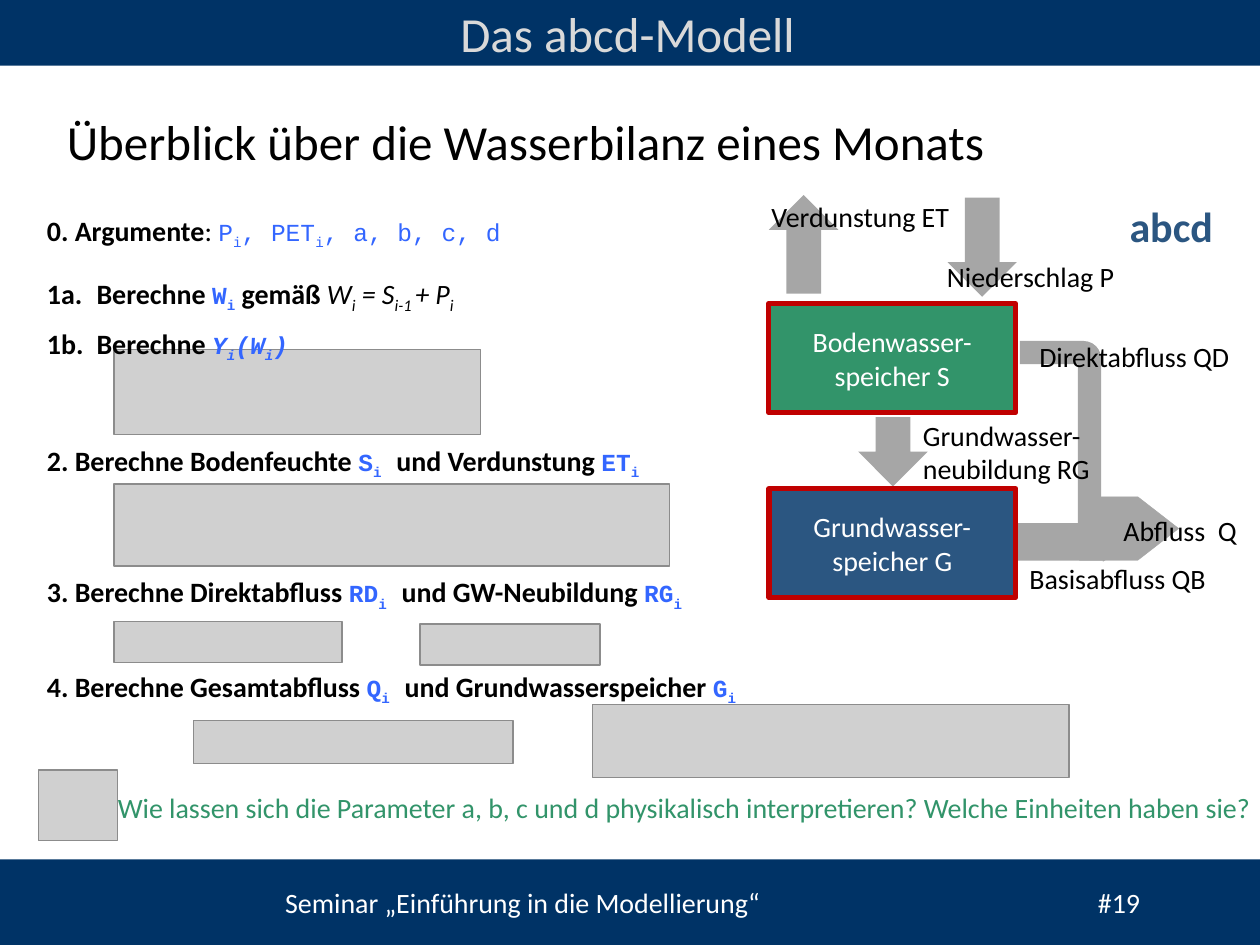
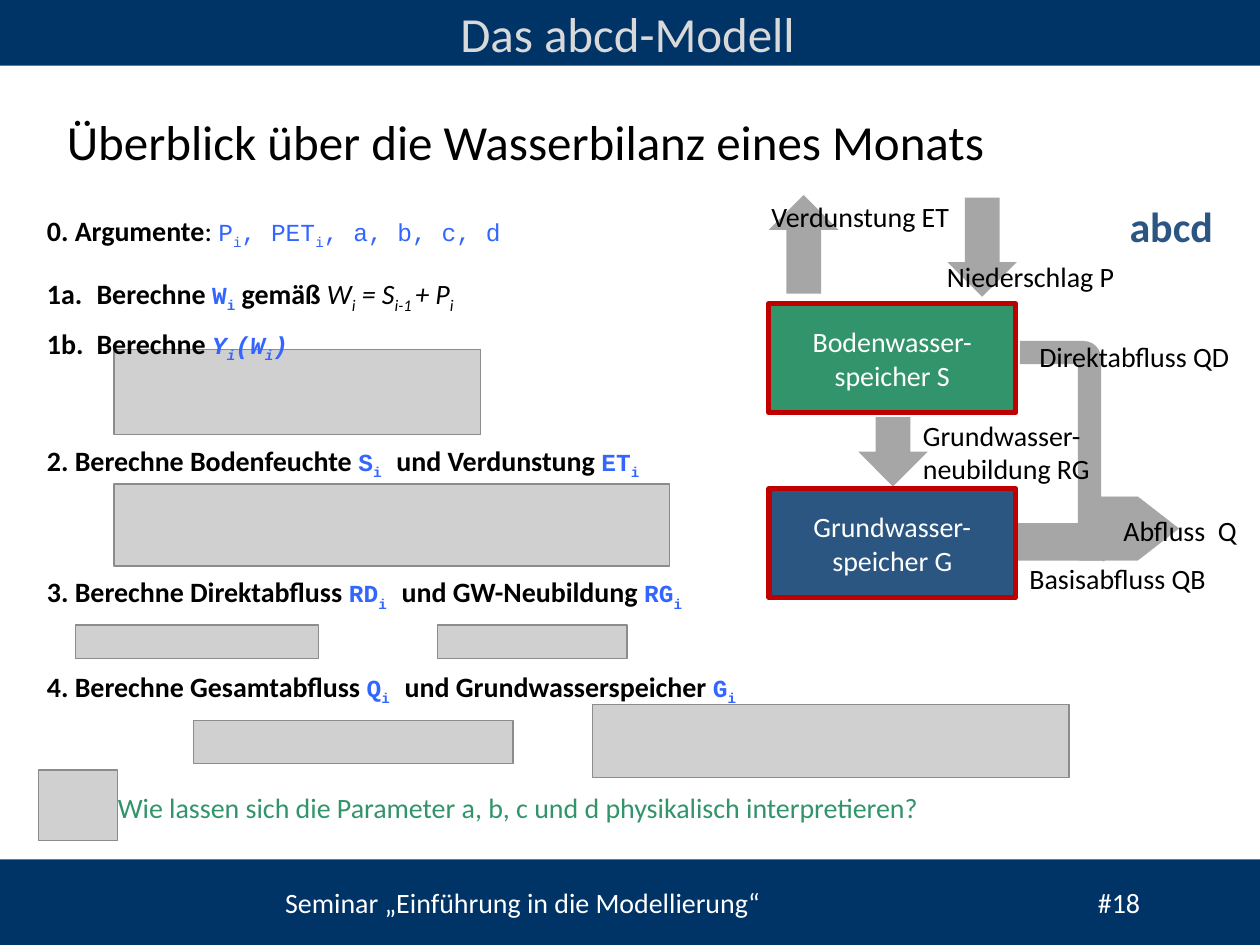
Before and after one commit to heistermann/Einf_Modellierung, a slide deck: slide 18 of Termin_5/folien/UebungModellierung#5.odp (slide 19 before the commit). Drawn at 1260x945 pixels with LibreOffice and Linux fonts; fonts in the diff are those of the drawing; grey boxes stand for pictures; background and template pictures are left out. Boxes give left, top, right and bottom in pixels: in the first picture for what was removed or moved away, otherwise in the second. Text is boxed around its words. In the diff, an @@ line names an element or a change of style, - is before the commit and + after.

```diff
--- a/Termin_5/folien/UebungModellierung#5.odp
+++ b/Termin_5/folien/UebungModellierung#5.odp
@@ picture: place and size @@
-picture at box(113, 621, 341, 663)
+picture at box(76, 625, 319, 658)
@@ picture: place and size @@
-picture at box(420, 624, 600, 665)
+picture at box(437, 625, 626, 658)
@@ text at box(118, 798, 918, 823): text changed @@
-Wie lassen sich die Parameter a, b, c und d physikalisch interpretieren? Welche Einheiten haben sie?
+Wie lassen sich die Parameter a, b, c und d physikalisch interpretieren?
@@ text at box(285, 893, 1140, 918): text changed @@
-Seminar „Einführung in die Modellierung“ #19
+Seminar „Einführung in die Modellierung“ #18
```
Also in this commit, not shown: 8 other slides changed, 1 slide removed, 21 other files.
